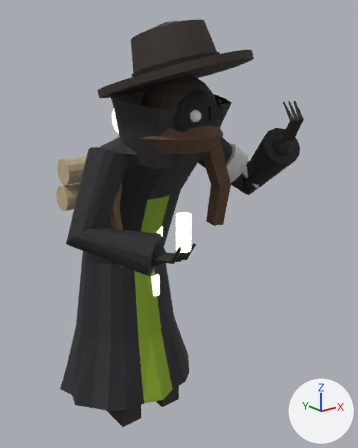
The glTF model art/shopkeepers/slink/export/slink.glb: old version first, new version second.
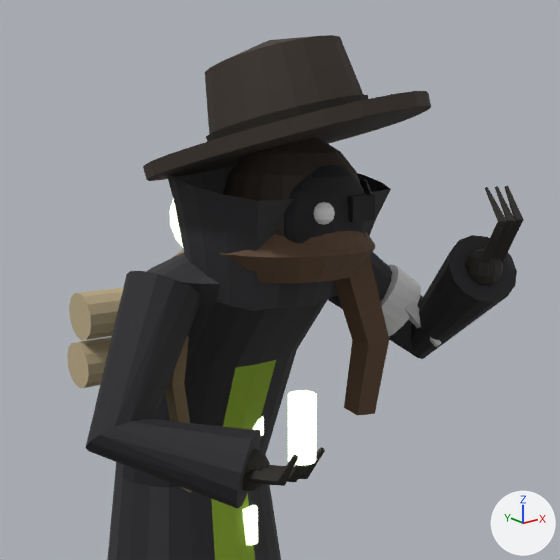
Each version is shown whole from a camera (50 mm lens) standing at (-1.122, -1.804, 1.533) and looking at (0.135, -0.233, 0.905), then close up on the part from 5% to 90% of the width and 0% to 68% of the height. Every picture has the same lights, and +X, +Y and +Z are marked at lower right. The last two pictures show the newer version. Vertices at exactly the same position are counted once.

The older version as bpy lines, for what is in view:
```python
me_slink = bpy.data.meshes.new('slink')
me_slink.from_pydata(...)  # 2201 vertices, 4184 faces; spans x -0.43..0.48, y -0.68..0.33, z 0.0..1.69
# faces by material slot: [3208, 24, 732, 80, 140]
me_slink.materials.append(mat_cloth)
me_slink.materials.append(mat_metal)
me_slink.materials.append(mat_emissive)
me_slink.materials.append(mat_accent)
me_slink.materials.append(mat_accent_glow)
ob_slink = bpy.data.objects.new('slink', me_slink)
ob_slink.location = (0.0, 0.0, 0.0)
```
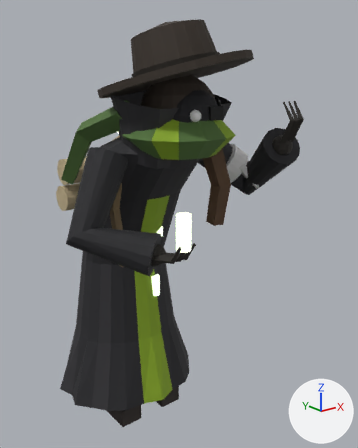
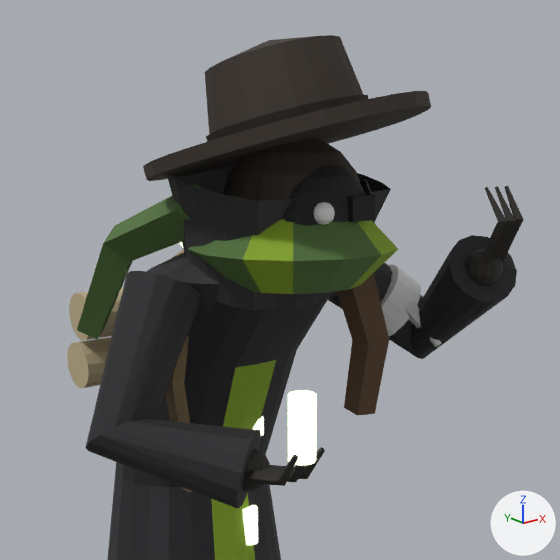
Pixel boxes (x1, y1, x2, y2) of what changed, in the close-ups (560 x 560 px):
part 1 of me_slink, added (green)
    after: (77, 184, 203, 339)
part 2 of me_slink, built on (green)
    after: (188, 219, 398, 294)

What the commit changed:
me_slink is used by ob_slink; location (0.0, 0.0, 0.0).
me_slink had 2201 vertices, 4184 faces and spanned x -0.43..0.48, y -0.68..0.33, z 0.0..1.69.
me_slink now has 2273 vertices, 4324 faces and spans x -0.43..0.48, y -0.68..0.33, z 0.0..1.69.
me_slink part 1: a new loose piece of 16 vertices spanning x -0.25..-0.06, y -0.44..0.08, z 1.08..1.43, in mat_cloth.
Part 2, on me_slink:
10 faces are deleted.
1 vertex moves within x -0.03, y -0.53, z 1.38.
56 vertices are added at x -0.2..0.2, y -0.6..-0.2, z 1.24..1.38.
112 new faces join them, mat_cloth.
10 new faces join them, mat_accent_glow.
